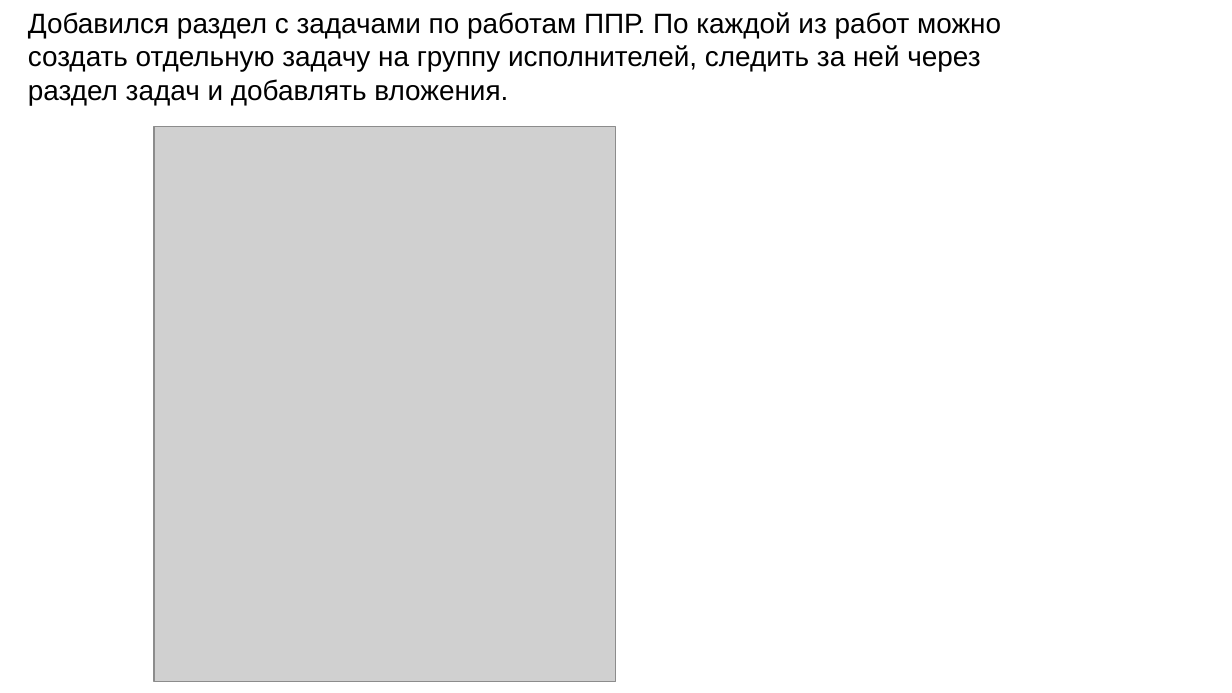
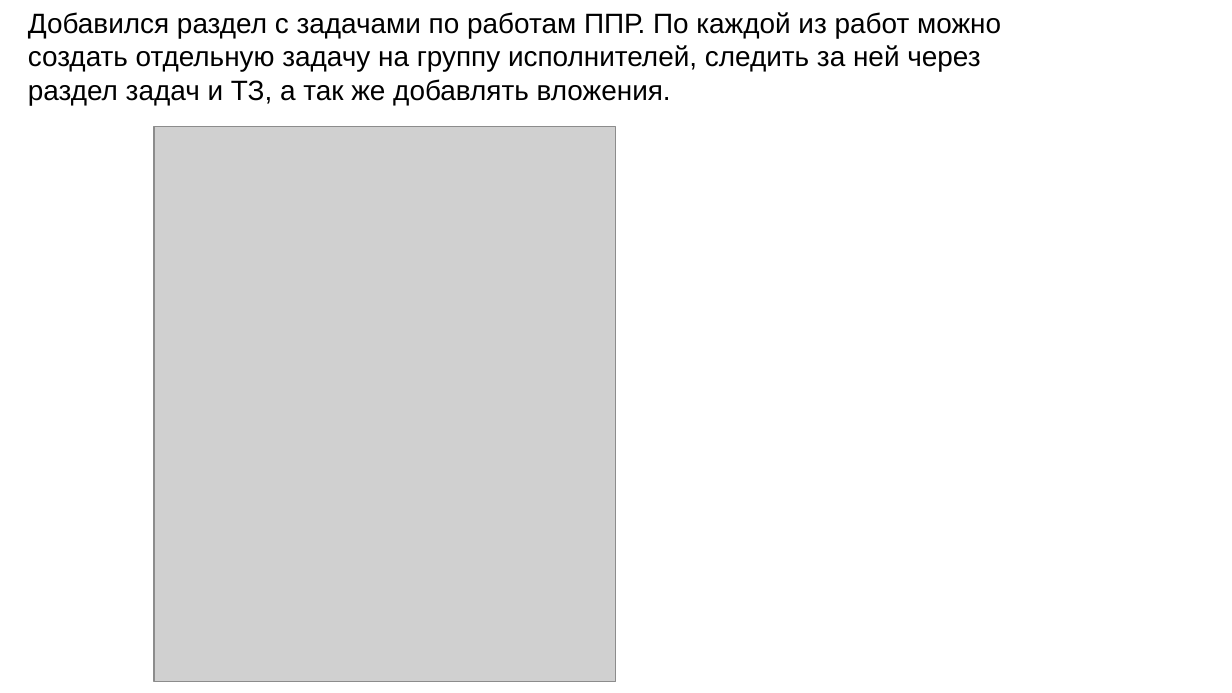
Before and after one commit to akharkov88/Project_Efim_new, a slide deck: slide 10 of Презентация с релизами.pptx. Drawn at 1232x693 pixels with LibreOffice and Linux fonts; fonts in the diff are those of the drawing; grey boxes stand for pictures. Boxes give left, top, right and bottom in pixels: in the first picture for what was removed or moved away, otherwise in the second. Text is boxed around its words. In the diff, an @@ line names an element or a change of style, - is before the commit and + after.

```diff
--- a/Презентация с релизами.pptx
+++ b/Презентация с релизами.pptx
@@ text at (28,12,1001,105): text changed @@
-Добавился раздел с задачами по работам ППР. По каждой из работ можно создать отдельную задачу на группу исполнителей, следить за ней через раздел задач и добавлять вложения.
+Добавился раздел с задачами по работам ППР. По каждой из работ можно создать отдельную задачу на группу исполнителей, следить за ней через раздел задач и ТЗ, а так же добавлять вложения.
```
Also in this commit, not shown: 1 slide added.
